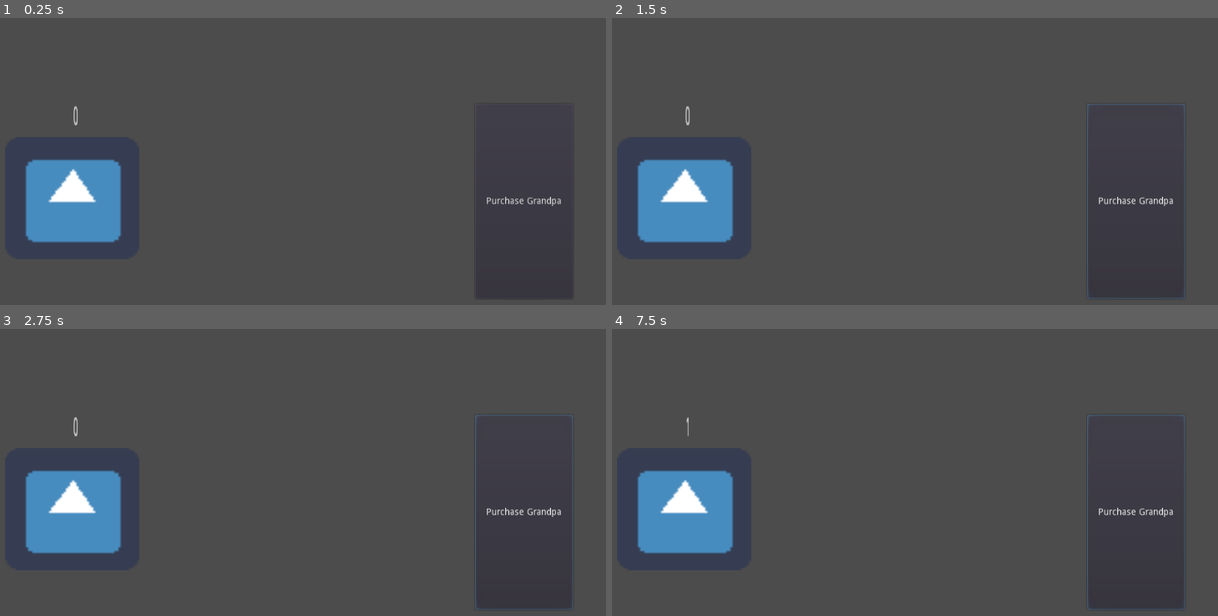
Above: before the commit, frames 1-4 (two rows, left to right).
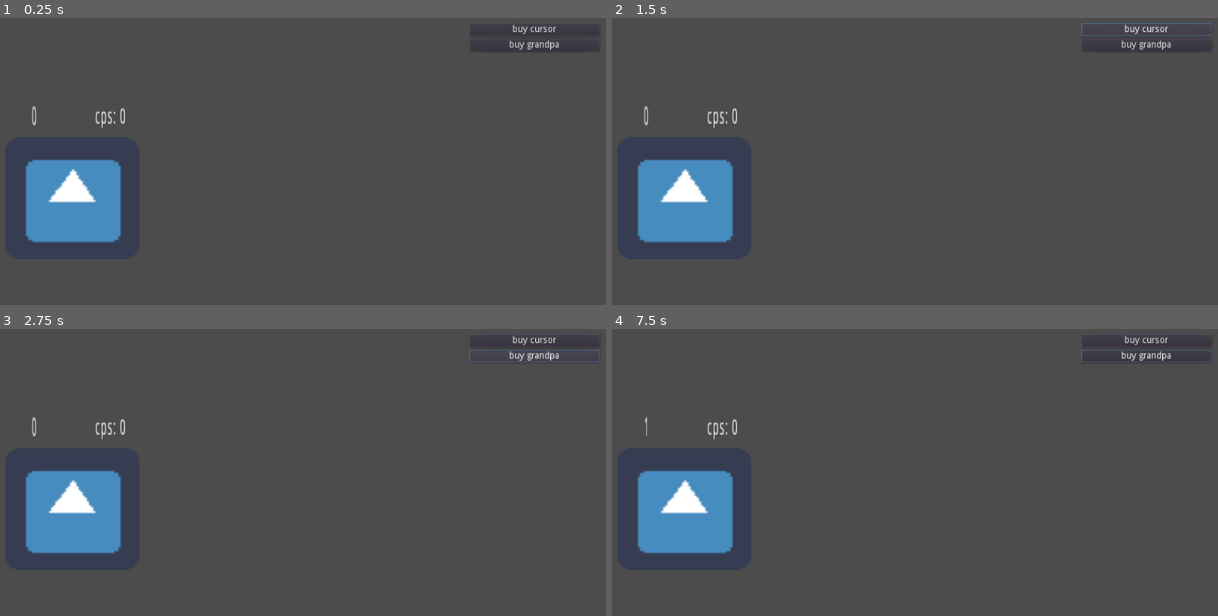
Above: after the commit, the same moments.

Repository: AnonyBunny/CLECKER
Game: Godot game, scene res://Scenes/World.tscn
Two runs of this game, one before a commit and one after it. Both use one fixed random seed, a clock stepped at 60 frames per second and the inputs below. The engine's default icon, where the game draws it, is replaced by a stand-in: a white triangle on a blue panel in a dark square.
Inputs (mouse positions are in pixels of both pictures, inside the frame that each line leads up to):
- Up to frame 1 (0.25 s): no input
- Up to frame 2 (1.5 s): click (1133, 201) at 0.5 s, where only the run before the commit has a clickable "Purchase Grandpa"; click (1145, 29) at 1.25 s, where only the run after the commit has a clickable "buy cursor"
- Up to frame 3 (2.75 s): click (533, 354) at 2 s, where only the run after the commit has a clickable "buy grandpa"
- Up to frame 4 (7.5 s): click (1133, 512) at 2.75 s, where only the run before the commit has a clickable "Purchase Grandpa"; click (1145, 340) at 3.5 s, where only the run after the commit has a clickable "buy cursor"; click (1145, 354) at 4.25 s, where only the run after the commit has a clickable "buy grandpa"; click (1133, 512) at 5 s, where only the run before the commit has a clickable "Purchase Grandpa"; click (1145, 340) at 5.75 s, where only the run after the commit has a clickable "buy cursor"; click (1145, 354) at 6.5 s, where only the run after the commit has a clickable "buy grandpa"; tap Enter at 7.25 s; move the mouse to (684, 509) at 7.27 s; click (684, 509) at 7.35 s

The runs differ from the first frame. In frame 1, 0.5% of the frame differs, in the area x 5-93%, y 2-66%; in frame 2, 0.8%; in frame 3, 0.8%, in the area x 5-99%, y 2-98%; in frame 4, 0.7%.

Commit message:
quit halfway

Diff:
--- /dev/null
+++ b/Scenes/BuyButton.tscn
@@ -0,0 +1,5 @@
+[gd_scene format=2]
+
+[node name="Button" type="Button"]
+margin_right = 327.0
+margin_bottom = 53.0
--- a/Scenes/World.tscn
+++ b/Scenes/World.tscn
@@ -1,8 +1,9 @@
-[gd_scene load_steps=4 format=2]
+[gd_scene load_steps=5 format=2]
 
 [ext_resource path="res://Scenes/Clicker Button.tscn" type="PackedScene" id=1]
 [ext_resource path="res://Scripts/CPSLogic.gd" type="Script" id=2]
 [ext_resource path="res://Scripts/Shoplogic.gd" type="Script" id=3]
+[ext_resource path="res://Scenes/BuyButton.tscn" type="PackedScene" id=4]
 
 [node name="World" type="Node2D"]
 position = Vector2( -2, -1 )
@@ -12,9 +13,9 @@
 scale = Vector2( 0.248445, 0.376242 )
 
 [node name="Label" type="Label" parent="Clicker Button"]
-margin_left = -88.5506
+margin_left = -346.153
 margin_top = -385.39
-margin_right = -36.5506
+margin_right = -294.153
 margin_bottom = -371.39
 rect_scale = Vector2( 4.2499, 7.9439 )
 text = "empty"
@@ -25,15 +26,30 @@
 
 [node name="Timer" type="Timer" parent="Clicker Button/CPSLogic"]
 
-[node name="Button" type="Button" parent="Clicker Button/CPSLogic"]
-margin_left = 744.0
-margin_top = 148.0
-margin_right = 894.0
-margin_bottom = 448.0
-text = "Purchase Grandpa"
-
 [node name="Shoplogic" type="Node" parent="Clicker Button/CPSLogic"]
 script = ExtResource( 3 )
+button = ExtResource( 4 )
+
+[node name="ScrollContainer" type="ScrollContainer" parent="Clicker Button/CPSLogic"]
+margin_left = 735.0
+margin_top = 23.0
+margin_right = 963.0
+margin_bottom = 573.0
+follow_focus = true
+scroll_horizontal_enabled = false
+
+[node name="VBoxContainer" type="VBoxContainer" parent="Clicker Button/CPSLogic/ScrollContainer"]
+margin_right = 200.0
+margin_bottom = 50.0
+rect_min_size = Vector2( 200, 50 )
+
+[node name="Label2" type="Label" parent="Clicker Button"]
+margin_left = 92.5758
+margin_top = -374.759
+margin_right = 148.576
+margin_bottom = -360.759
+rect_scale = Vector2( 5.09842, 6.44485 )
+text = "cps: 0"
+align = 1
 
 [connection signal="timeout" from="Clicker Button/CPSLogic/Timer" to="Clicker Button/CPSLogic" method="_on_Timer_timeout"]
-[connection signal="button_down" from="Clicker Button/CPSLogic/Button" to="Clicker Button/CPSLogic/Shoplogic" method="_on_grandpabuy_down"]
--- a/Scripts/CPSLogic.gd
+++ b/Scripts/CPSLogic.gd
@@ -14,7 +14,7 @@
 	secondspercookie = (1.0/cookiespersecond)
 	$"Timer".wait_time = secondspercookie
 	$"Timer".start()
+	$"../Label2".text = "cps: " + str(cookiespersecond)
 
 func _on_Timer_timeout():
 	$"../".points += 1
-	pass # Replace with function body.
--- a/Scripts/Shoplogic.gd
+++ b/Scripts/Shoplogic.gd
@@ -1,4 +1,6 @@
 extends Node
+
+export (PackedScene) var button
 
 class Item:
 	var title
@@ -17,11 +19,23 @@
 	ShopItems.append(toAdd)
 
 func _ready():
+	shopitemmaker("cursor", 5, 0.1, 2)
 	shopitemmaker("grandpa", 20, 1, 15)
 
+	for item in ShopItems:
+		var buybuttoninstance = button.instance()
+		$"../ScrollContainer/VBoxContainer".add_child(buybuttoninstance)
+		buybuttoninstance.text = "buy " + item.title
+		buybuttoninstance.name = item.title
+
+func buy():
+
+
+	pass
+
 func _on_grandpabuy_down():
-	if $"../..".points < ShopItems[0].cost:
+	if $"../..".points < ShopItems[1].cost:
 		return
-	$"../..".points -= ShopItems[0].cost
-	$"..".addcps(ShopItems[0].cps)
-	ShopItems[0].cost += ShopItems[0].piss
+	$"../..".points -= ShopItems[1].cost
+	$"..".addcps(ShopItems[1].cps)
+	ShopItems[1].cost += ShopItems[1].piss
